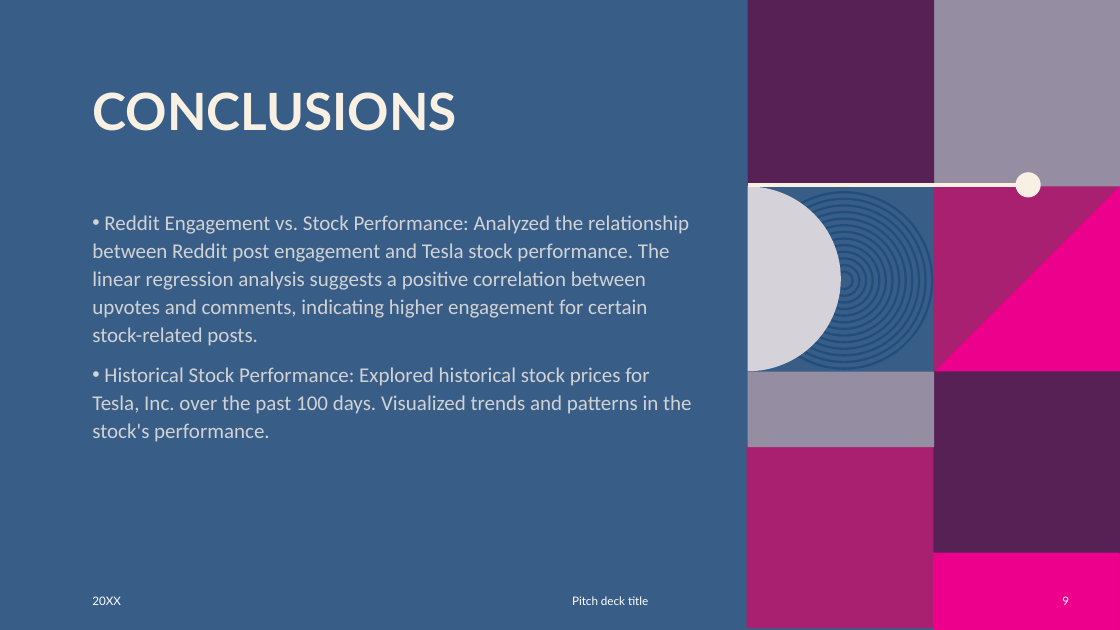
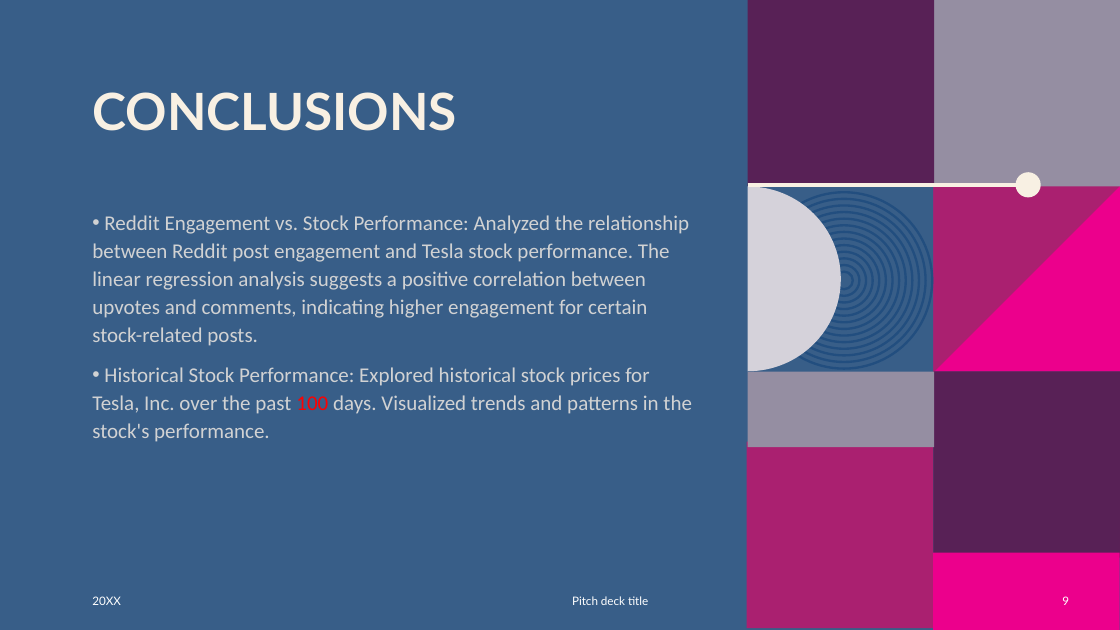
Before and after one commit to AprilHolmes7825/Project_1, a slide deck: slide 9 of Reddit Yahoo Finance Presentation.pptx. Drawn at 1120x630 pixels with LibreOffice and Linux fonts; fonts in the diff are those of the drawing; background and template pictures are left out. Boxes give left, top, right and bottom in pixels: in the first picture for what was removed or moved away, otherwise in the second. Text is boxed around its words. In the diff, an @@ line names an element or a change of style, - is before the commit and + after.

```diff
--- a/Reddit Yahoo Finance Presentation.pptx
+++ b/Reddit Yahoo Finance Presentation.pptx
@@ text at (x1=92, y1=367, x2=691, y2=442): text colour #D1D2D3 to #FF0000 in "100" @@
```
Also in this commit, not shown: 4 other slides changed.
